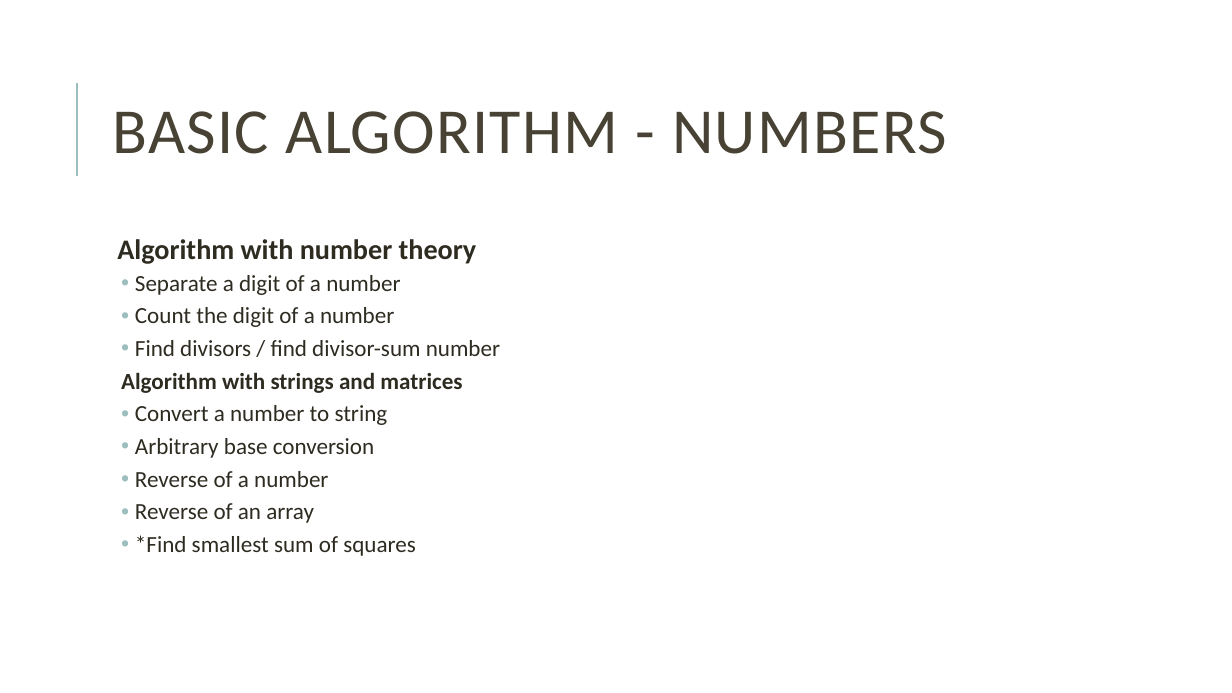
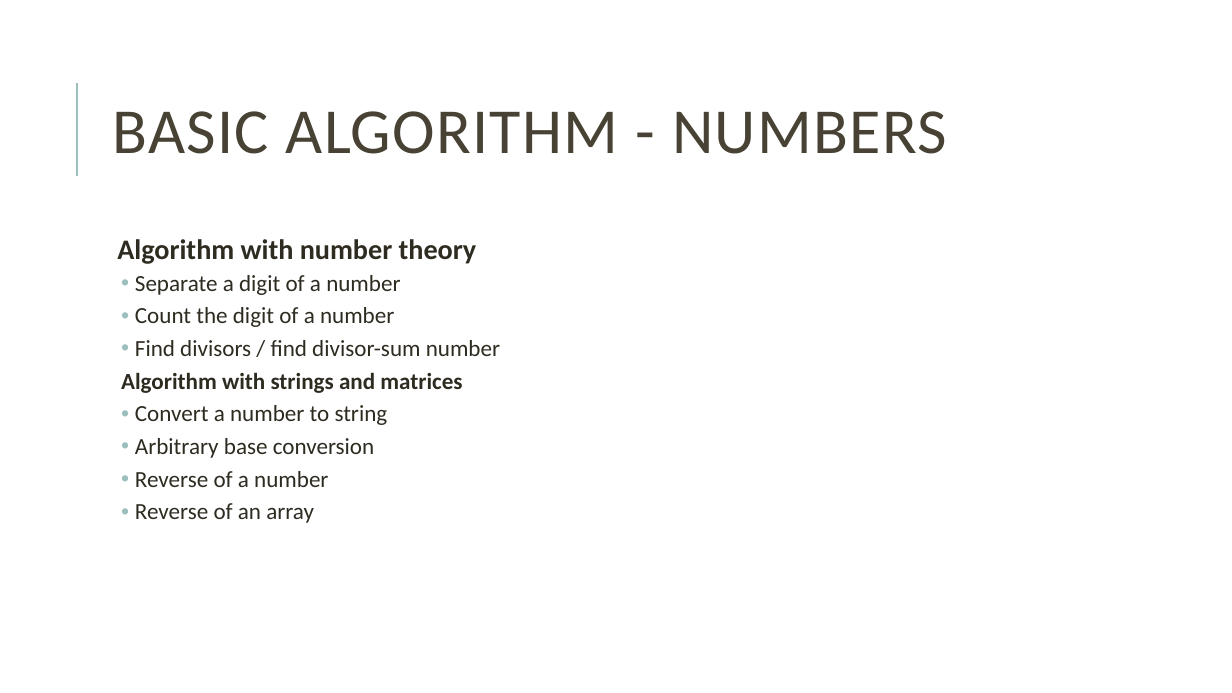
Before and after one commit to kevin-wang-2/Jigang-VG101-RC-for-Matlab, a slide deck: slide 21 of RC1/VG101Jigang RC1.pptx. Drawn at 1232x693 pixels with LibreOffice and Linux fonts; fonts in the diff are those of the drawing. Boxes give left, top, right and bottom in pixels: in the first picture for what was removed or moved away, otherwise in the second. Text is boxed around its words. In the diff, an @@ line names an element or a change of style, - is before the commit and + after.

```diff
--- a/RC1/VG101Jigang RC1.pptx
+++ b/RC1/VG101Jigang RC1.pptx
@@ text at box(135, 535, 416, 556): paragraph removed @@
-  • *Find smallest sum of squares
```
Also in this commit, not shown: 20 other files.
